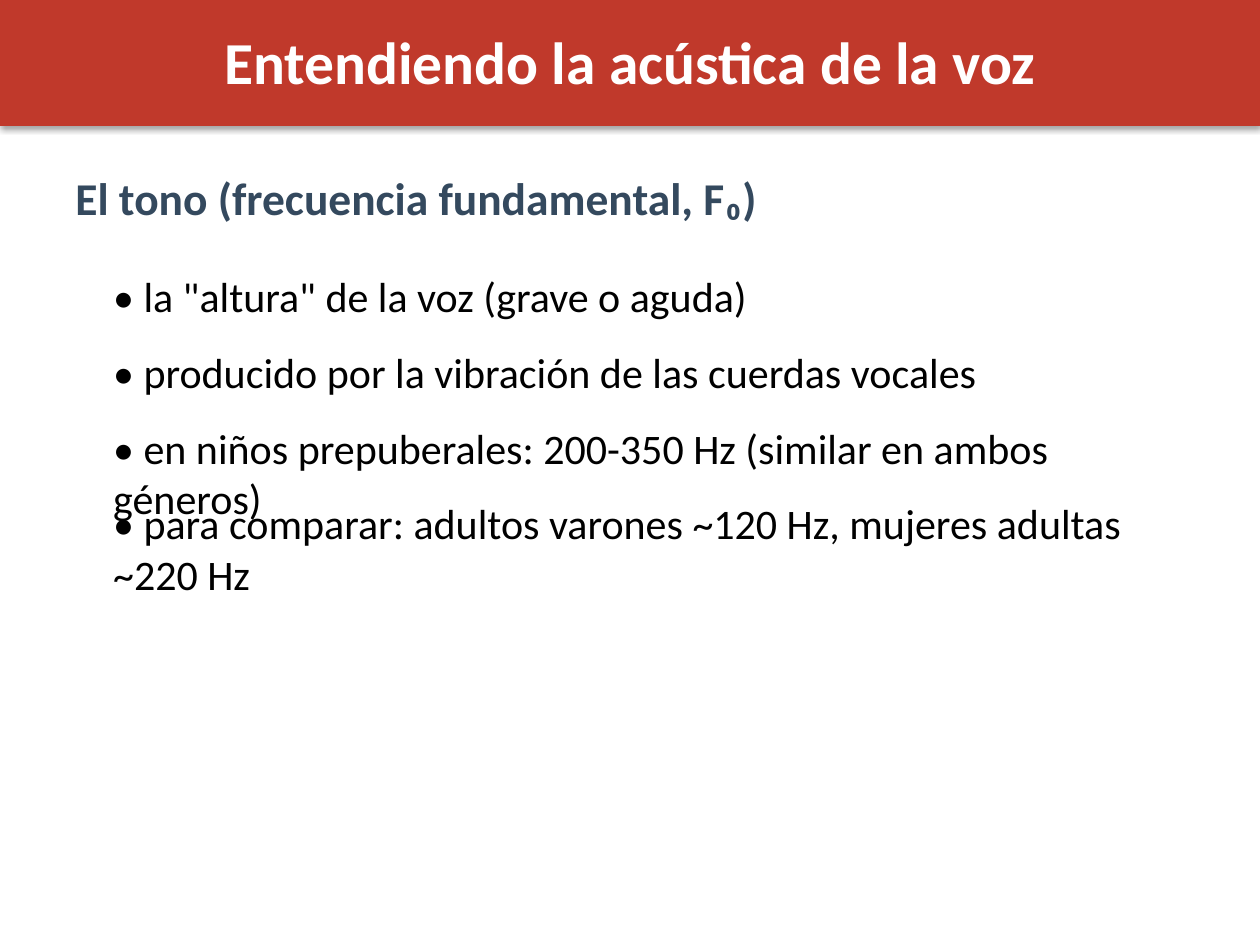
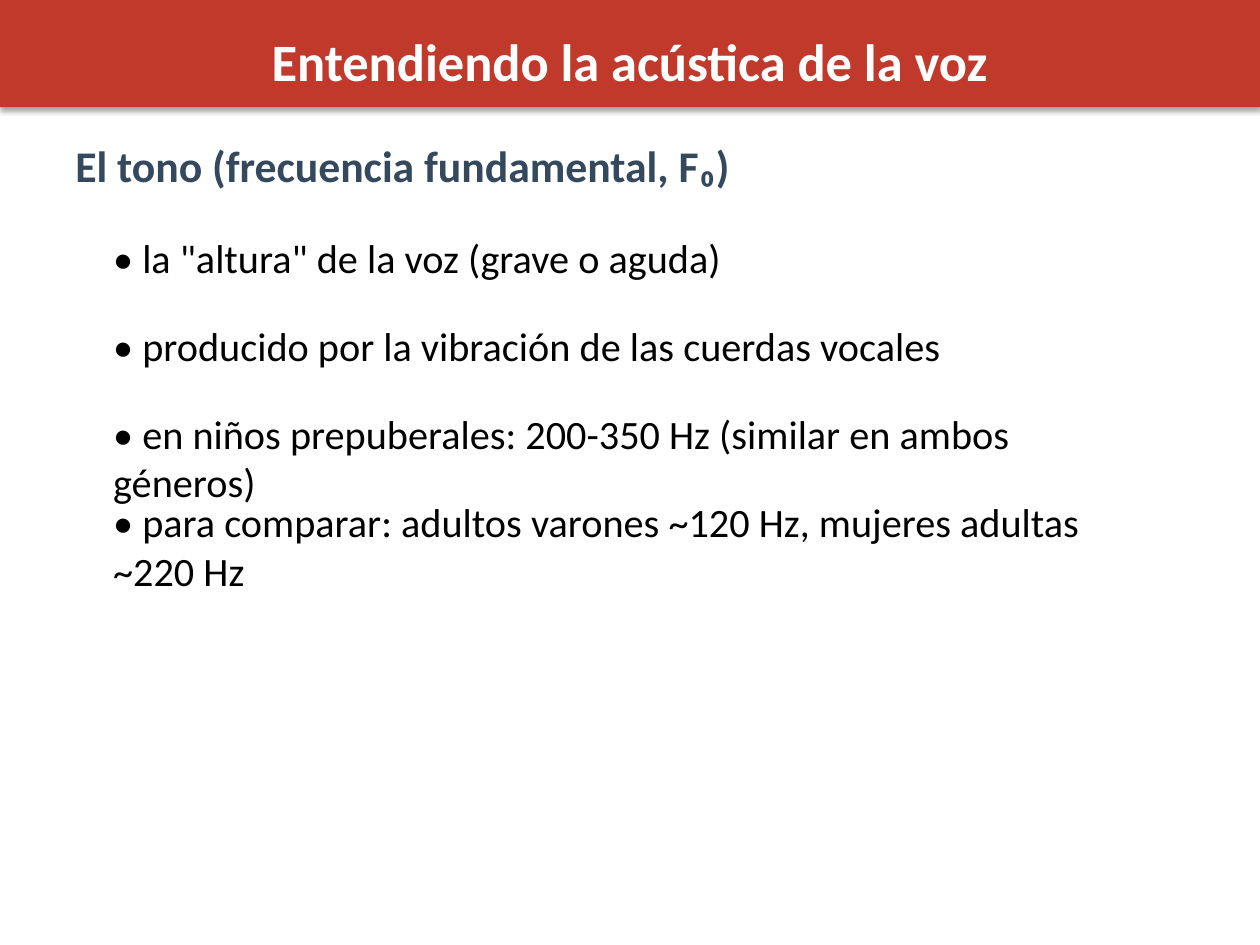
Before and after one commit to maquemmados/vozvozvoz, a slide deck: slide 7 of presentacion.pptx. Drawn at 1260x945 pixels with LibreOffice and Linux fonts; fonts in the diff are those of the drawing. Boxes give left, top, right and bottom in pixels: in the first picture for what was removed or moved away, otherwise in the second. Text is boxed around its words. In the diff, an @@ line names an element or a change of style, - is before the commit and + after.

```diff
--- a/presentacion.pptx
+++ b/presentacion.pptx
@@ rectangle: place and size @@
-rectangle at <box>0,0,1260,126</box>
+rectangle at <box>0,0,1260,107</box>
@@ text "Entendiendo la acústica de la ..." at <box>272,44,988,82</box>: size 34 to 30 pt @@
@@ text "El tono (frecuencia fundamental, F₀)": place and size @@
-text "El tono (frecuencia fundamental, F₀)" at <box>75,181,756,222</box>
+text "El tono (frecuencia fundamental, F₀)" at <box>75,149,730,189</box>
@@ text "El tono (frecuencia fundamental, F₀)" at <box>75,149,730,189</box>: size 26 to 25 pt @@
@@ size 24 to 23 pt in 4 elements at <box>113,419,1010,504</box>, <box>113,509,1079,587</box>, <box>142,333,940,368</box>, <box>142,243,721,280</box> @@
@@ text "• la "altura" de la ...": place and size @@
-text "• la "altura" de la ..." at <box>144,281,747,320</box>
+text "• la "altura" de la ..." at <box>142,243,721,280</box>
@@ text "• producido por la vibración ...": place and size @@
-text "• producido por la vibración ..." at <box>144,358,976,395</box>
+text "• producido por la vibración ..." at <box>142,333,940,368</box>
@@ text "• en niños prepuberales: 200-350 ...": place and size @@
-text "• en niños prepuberales: 200-350 ..." at <box>144,433,1048,471</box>
+text "• en niños prepuberales: 200-350 ..." at <box>113,419,1010,504</box>
```
Also in this commit, not shown: 19 other slides changed, 1 other file.
